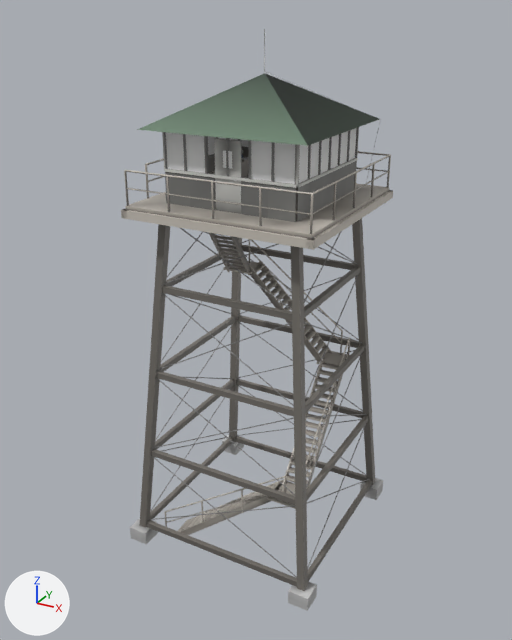
Before and after pictures for a commit that changed the glTF model thin-air/assets/models/poi/fire_lookout.glb.
The view is the same before and after, from a 50 mm lens placed at (10.37, -19.38, 17.51), pointed at (-0.13, -0.28, 7.96). The axes (+X, +Y, +Z) are drawn at lower left. The lights are the same throughout. The first picture is the older version. Vertices at exactly the same position are counted once.

Names of what the first picture shows: 'detail', 'interior', 'main'.
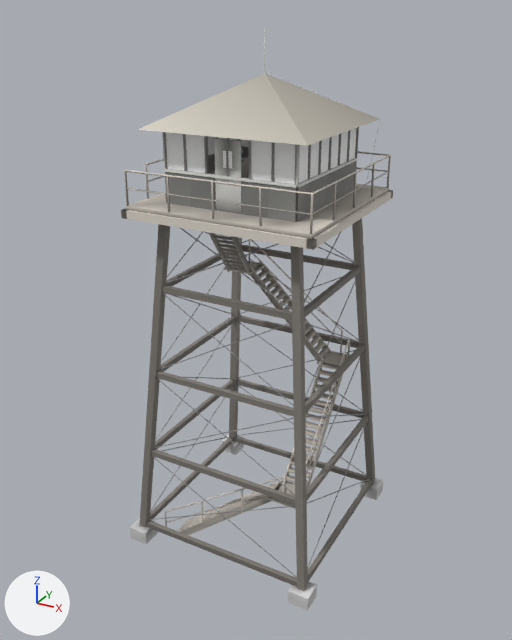
Changed parts and their boxes [x1, y1, x2, y2] in the pictures (512 x 640 px; the box of a moved part takes in the faces that stretch with it):
'main', recoloured (lighter): [121, 29, 393, 611] in both
'interior', recoloured: [210, 157, 249, 178] in both
part 1 of me_main, reshaped: before [121, 178, 225, 219]; after [216, 196, 228, 212]
part 2 of me_main, moved or reshaped (not visible before): after [266, 482, 281, 496]
part 3 of me_main, deleted: before [306, 187, 392, 249]
part 4 of me_main, recoloured: [137, 73, 379, 496] in both
part 5 of me_main, recoloured (lighter): [137, 73, 379, 146] in both

Patch to the scene script:
```diff
--- a/thin-air/assets/models/poi/fire_lookout.glb.py
+++ b/thin-air/assets/models/poi/fire_lookout.glb.py
@@ mat_wood_log @@
 n0 = _N.new('ShaderNodeBsdfPrincipled'); n0.name = 'Principled BSDF'
+n0.inputs[2].default_value = 0.8  # 'Roughness'
 n1 = _N.new('ShaderNodeOutputMaterial'); n1.name = 'Material Output'
-n2 = _N.new('ShaderNodeMix'); n2.name = 'Mix'
-n2.data_type = 'RGBA'
-n2.blend_type = 'MULTIPLY'
-n2.inputs[0].default_value = 1.0  # 'Factor'
-n2.inputs[7].default_value = (0.8, 0.8, 0.8, 1.0)  # 'B', white #e7e7e7
 n3 = _N.new('ShaderNodeVertexColor'); n3.name = 'Color Attribute'
 _L.new(n0.outputs[0], n1.inputs[0])  # 'BSDF' to 'Surface'
-_L.new(n2.outputs[2], n0.inputs[0])  # 'Result' to 'Base Color'
-_L.new(n3.outputs[0], n2.inputs[6])  # 'Color' to 'A'
+_L.new(n3.outputs[0], n0.inputs[0])  # 'Color' to 'Base Color'
@@ mat_concrete @@
 n0 = _N.new('ShaderNodeBsdfPrincipled'); n0.name = 'Principled BSDF'
+n0.inputs[2].default_value = 0.8  # 'Roughness'
 n1 = _N.new('ShaderNodeOutputMaterial'); n1.name = 'Material Output'
-n2 = _N.new('ShaderNodeMix'); n2.name = 'Mix'
-n2.data_type = 'RGBA'
-n2.blend_type = 'MULTIPLY'
-n2.inputs[0].default_value = 1.0  # 'Factor'
-n2.inputs[7].default_value = (0.8, 0.8, 0.8, 1.0)  # 'B', white #e7e7e7
 n3 = _N.new('ShaderNodeVertexColor'); n3.name = 'Color Attribute'
 _L.new(n0.outputs[0], n1.inputs[0])  # 'BSDF' to 'Surface'
-_L.new(n2.outputs[2], n0.inputs[0])  # 'Result' to 'Base Color'
-_L.new(n3.outputs[0], n2.inputs[6])  # 'Color' to 'A'
+_L.new(n3.outputs[0], n0.inputs[0])  # 'Color' to 'Base Color'
@@ mat_wood_planks @@
 n0 = _N.new('ShaderNodeBsdfPrincipled'); n0.name = 'Principled BSDF'
+n0.inputs[2].default_value = 0.8  # 'Roughness'
 n1 = _N.new('ShaderNodeOutputMaterial'); n1.name = 'Material Output'
-n2 = _N.new('ShaderNodeMix'); n2.name = 'Mix'
-n2.data_type = 'RGBA'
-n2.blend_type = 'MULTIPLY'
-n2.inputs[0].default_value = 1.0  # 'Factor'
-n2.inputs[7].default_value = (0.8, 0.8, 0.8, 1.0)  # 'B', white #e7e7e7
 n3 = _N.new('ShaderNodeVertexColor'); n3.name = 'Color Attribute'
 _L.new(n0.outputs[0], n1.inputs[0])  # 'BSDF' to 'Surface'
-_L.new(n2.outputs[2], n0.inputs[0])  # 'Result' to 'Base Color'
-_L.new(n3.outputs[0], n2.inputs[6])  # 'Color' to 'A'
+_L.new(n3.outputs[0], n0.inputs[0])  # 'Color' to 'Base Color'
@@ mat_wood_paint @@
 n0 = _N.new('ShaderNodeBsdfPrincipled'); n0.name = 'Principled BSDF'
+n0.inputs[2].default_value = 0.8  # 'Roughness'
 n1 = _N.new('ShaderNodeOutputMaterial'); n1.name = 'Material Output'
-n2 = _N.new('ShaderNodeMix'); n2.name = 'Mix'
-n2.data_type = 'RGBA'
-n2.blend_type = 'MULTIPLY'
-n2.inputs[0].default_value = 1.0  # 'Factor'
-n2.inputs[7].default_value = (0.8, 0.8, 0.8, 1.0)  # 'B', white #e7e7e7
 n3 = _N.new('ShaderNodeVertexColor'); n3.name = 'Color Attribute'
 _L.new(n0.outputs[0], n1.inputs[0])  # 'BSDF' to 'Surface'
-_L.new(n2.outputs[2], n0.inputs[0])  # 'Result' to 'Base Color'
-_L.new(n3.outputs[0], n2.inputs[6])  # 'Color' to 'A'
+_L.new(n3.outputs[0], n0.inputs[0])  # 'Color' to 'Base Color'
@@ mat_glass @@
 n0 = _N.new('ShaderNodeBsdfPrincipled'); n0.name = 'Principled BSDF'
+n0.inputs[2].default_value = 0.8  # 'Roughness'
 n1 = _N.new('ShaderNodeOutputMaterial'); n1.name = 'Material Output'
-n2 = _N.new('ShaderNodeMix'); n2.name = 'Mix'
-n2.data_type = 'RGBA'
-n2.blend_type = 'MULTIPLY'
-n2.inputs[0].default_value = 1.0  # 'Factor'
-n2.inputs[7].default_value = (0.8, 0.8, 0.8, 1.0)  # 'B', white #e7e7e7
 n3 = _N.new('ShaderNodeVertexColor'); n3.name = 'Color Attribute'
 _L.new(n0.outputs[0], n1.inputs[0])  # 'BSDF' to 'Surface'
-_L.new(n2.outputs[2], n0.inputs[0])  # 'Result' to 'Base Color'
-_L.new(n3.outputs[0], n2.inputs[6])  # 'Color' to 'A'
+_L.new(n3.outputs[0], n0.inputs[0])  # 'Color' to 'Base Color'
@@ mat_lamp @@
 n0 = _N.new('ShaderNodeBsdfPrincipled'); n0.name = 'Principled BSDF'
+n0.inputs[2].default_value = 0.8  # 'Roughness'
 n1 = _N.new('ShaderNodeOutputMaterial'); n1.name = 'Material Output'
-n2 = _N.new('ShaderNodeMix'); n2.name = 'Mix'
-n2.data_type = 'RGBA'
-n2.blend_type = 'MULTIPLY'
-n2.inputs[0].default_value = 1.0  # 'Factor'
-n2.inputs[7].default_value = (0.8, 0.8, 0.8, 1.0)  # 'B', white #e7e7e7
 n3 = _N.new('ShaderNodeVertexColor'); n3.name = 'Color Attribute'
 _L.new(n0.outputs[0], n1.inputs[0])  # 'BSDF' to 'Surface'
-_L.new(n2.outputs[2], n0.inputs[0])  # 'Result' to 'Base Color'
-_L.new(n3.outputs[0], n2.inputs[6])  # 'Color' to 'A'
+_L.new(n3.outputs[0], n0.inputs[0])  # 'Color' to 'Base Color'
@@ mat_metal_dark @@
 n0 = _N.new('ShaderNodeBsdfPrincipled'); n0.name = 'Principled BSDF'
+n0.inputs[2].default_value = 0.8  # 'Roughness'
 n1 = _N.new('ShaderNodeOutputMaterial'); n1.name = 'Material Output'
-n2 = _N.new('ShaderNodeMix'); n2.name = 'Mix'
-n2.data_type = 'RGBA'
-n2.blend_type = 'MULTIPLY'
-n2.inputs[0].default_value = 1.0  # 'Factor'
-n2.inputs[7].default_value = (0.8, 0.8, 0.8, 1.0)  # 'B', white #e7e7e7
 n3 = _N.new('ShaderNodeVertexColor'); n3.name = 'Color Attribute'
 _L.new(n0.outputs[0], n1.inputs[0])  # 'BSDF' to 'Surface'
-_L.new(n2.outputs[2], n0.inputs[0])  # 'Result' to 'Base Color'
-_L.new(n3.outputs[0], n2.inputs[6])  # 'Color' to 'A'
+_L.new(n3.outputs[0], n0.inputs[0])  # 'Color' to 'Base Color'
@@ me_main @@
-me_main.from_pydata(...)  # 2523 vertices, 3794 faces; spans x -3.5..3.5, y -3.5..3.5, z -0.2..17.0
+me_main.from_pydata(...)  # 2497 vertices, 3794 faces; spans x -3.5..3.5, y -3.5..3.5, z -0.2..17.0
+# me_main part 1: 10 vertices removed from x -3.1..-0.5, y -3.2..-2.0, z 11.8..12.1; 1 vertex added at x -0.4, y -2.2, z 12.1
+# me_main part 2: 4 vertices moved from x 1.5..1.8, y -2.6..-1.8, z 2.9 to x 1.5..1.8, y -2.6..-1.8, z 3.0
+# me_main part 3: 6 vertices removed from x 3.1, y -3.2..3.2, z 11.8..12.0
+# me_main part 4: 52 kept faces spanning x -3.0..3.0, y -3.0..3.0, z 0.9..15.8 get new vertex colours; the middle colour goes from grey #a09a94 to grey #9f9992
+# me_main part 5: 4 faces spanning x -2.7..2.7, y -2.7..2.7, z 14.3..15.8 switch from mat_wood_paint to mat_wood_planks
+# other edits to the shape of me_main do not show in these pictures
 me_main.materials.append(mat_wood_log)
```
